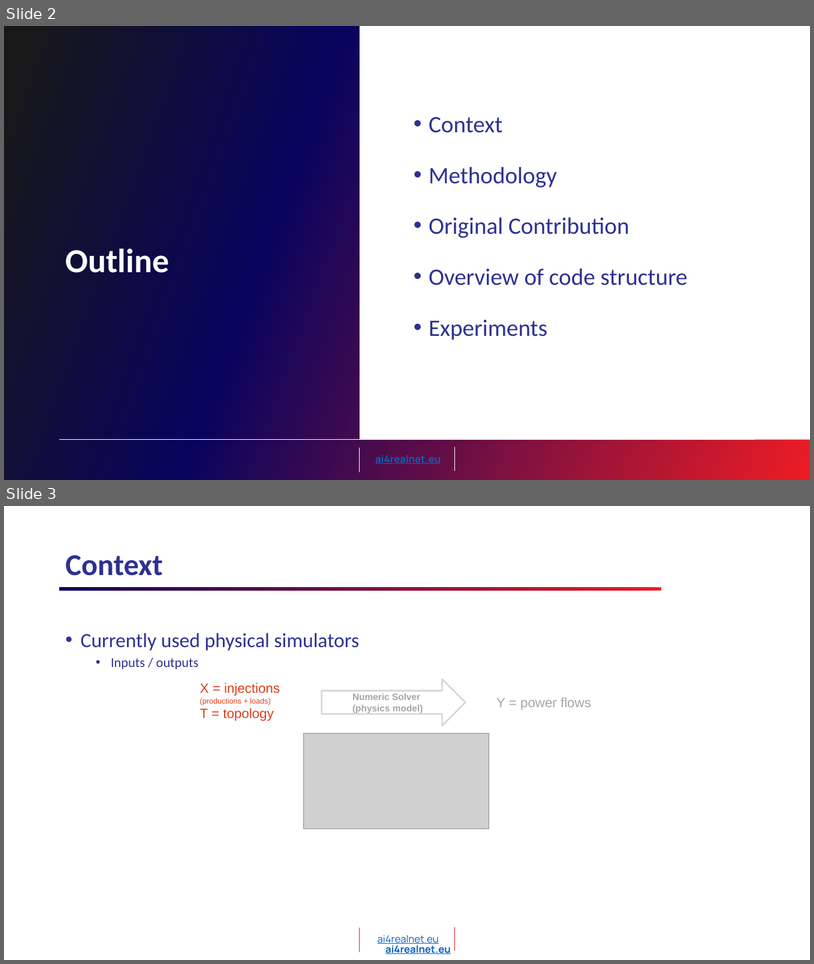
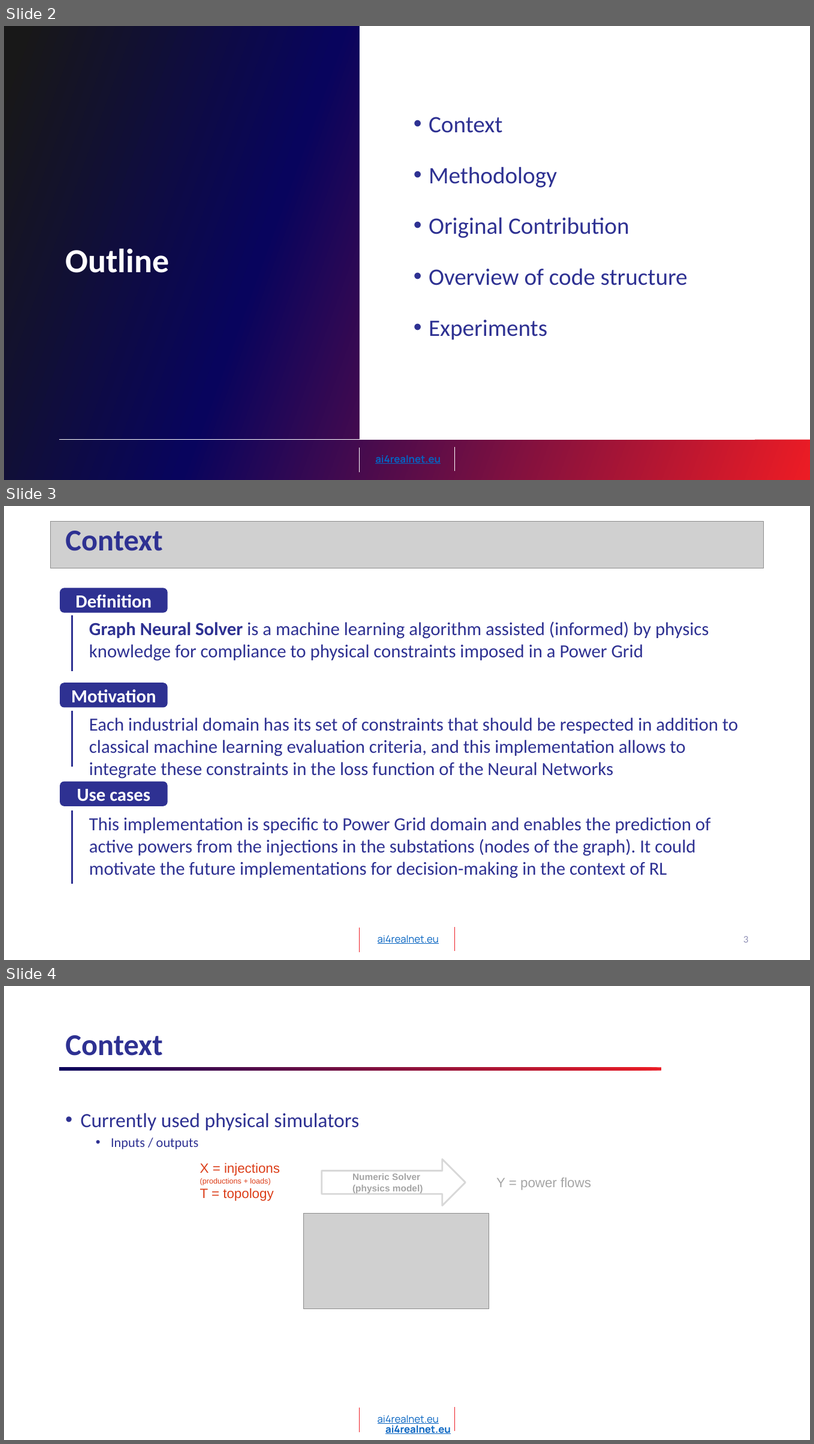
Before and after one commit to AI4REALNET/T2.1_graph_neural_solver, a slide deck: T2.1_KAI_GNN_IRTSX.pptx. Shown one above the other, each under a label of ours: slides 2 and 3 before the commit, slides 2, 3 and 4 after it. The pictures are 814x964 and 814x1444 pixels, drawn with LibreOffice and Linux fonts; fonts in the diff are those of the drawing; grey boxes stand for pictures; background and template pictures are left out. Boxes give left, top, right and bottom in pixels: in the first picture for what was removed or moved away, otherwise in the second. Text is boxed around its words. In the diff, an @@ line names an element or a change of style, - is before the commit and + after.

Commit message:
the slides are updated to include additional information concerning inputs/outputs

```diff
--- a/T2.1_KAI_GNN_IRTSX.pptx
+++ b/T2.1_KAI_GNN_IRTSX.pptx
@@ slide 3 added at (x1=4, y1=506, x2=810, y2=960), background #FFFFFF; not listed: 3 template elements that a slide beside it also shows @@
@@ picture added at (x1=51, y1=522, x2=764, y2=568) @@
@@ title added at (x1=65, y1=531, x2=162, y2=551), 36 pt, text #2E3192, bold @@
+Context
@@ rectangle added at (x1=53, y1=543, x2=761, y2=595), fill #FFFFFF @@
@@ rounded rectangle added at (x1=60, y1=588, x2=167, y2=612), fill #2E3192, outline #2E3192 0.75 pt, 22 pt, text #FFFFFF, bold @@
+Definition
@@ line added from (72, 615) to (72, 670), #2E3192 2.25 pt @@
@@ text added at (x1=89, y1=621, x2=709, y2=661), 22 pt, text #2E3192 @@
+Graph Neural Solver is a machine learning algorithm assisted (informed) by physics knowledge for compliance to physical constraints imposed in a Power Grid
@@ rounded rectangle added at (x1=60, y1=682, x2=167, y2=707), fill #2E3192, outline #2E3192 0.75 pt, 22 pt, text #FFFFFF, bold @@
+Motivation
@@ line added from (72, 711) to (72, 767), #2E3192 2.25 pt @@
@@ text added at (x1=89, y1=717, x2=738, y2=778), 22 pt, text #2E3192 @@
+Each industrial domain has its set of constraints that should be respected in addition to classical machine learning evaluation criteria, and this implementation allows to integrate these constraints in the loss function of the Neural Networks
@@ rounded rectangle added at (x1=60, y1=781, x2=167, y2=805), fill #2E3192, outline #2E3192 0.75 pt, 22 pt, text #FFFFFF, bold @@
+Use cases
@@ line added from (72, 810) to (72, 883), #2E3192 2.25 pt @@
@@ text added at (x1=89, y1=817, x2=711, y2=878), 22 pt, text #2E3192 @@
+This implementation is specific to Power Grid domain and enables the prediction of active powers from the injections in the substations (nodes of the graph). It could motivate the future implementations for decision-making in the context of RL
@@ page number added at (x1=744, y1=936, x2=749, y2=942), 12 pt, text #8F90B6 @@
+3
@@ what was slide 3 is now slide 4 @@
```
Also in this commit, not shown: 1 slide changed, 5 other slides added.
